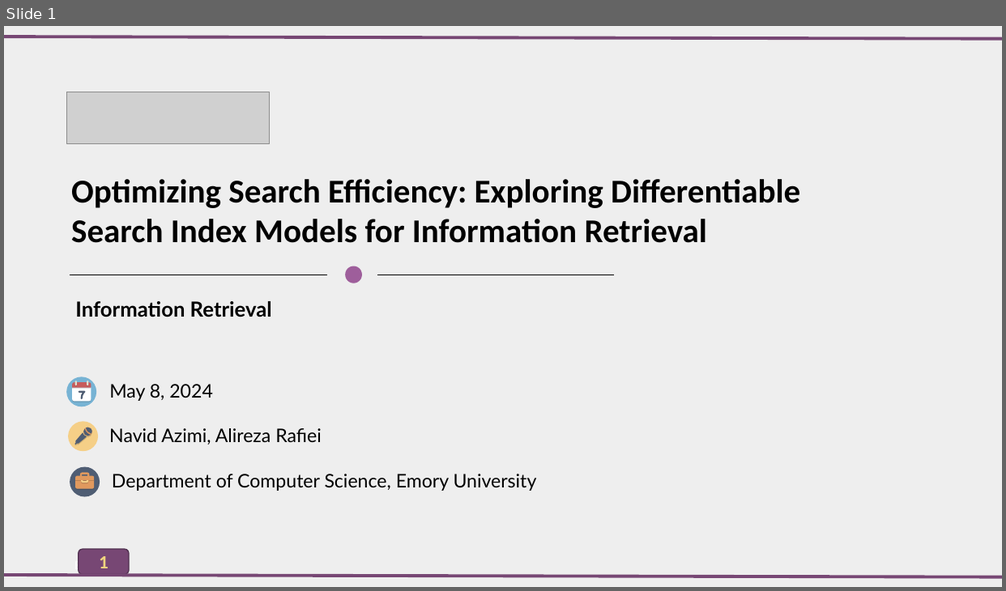
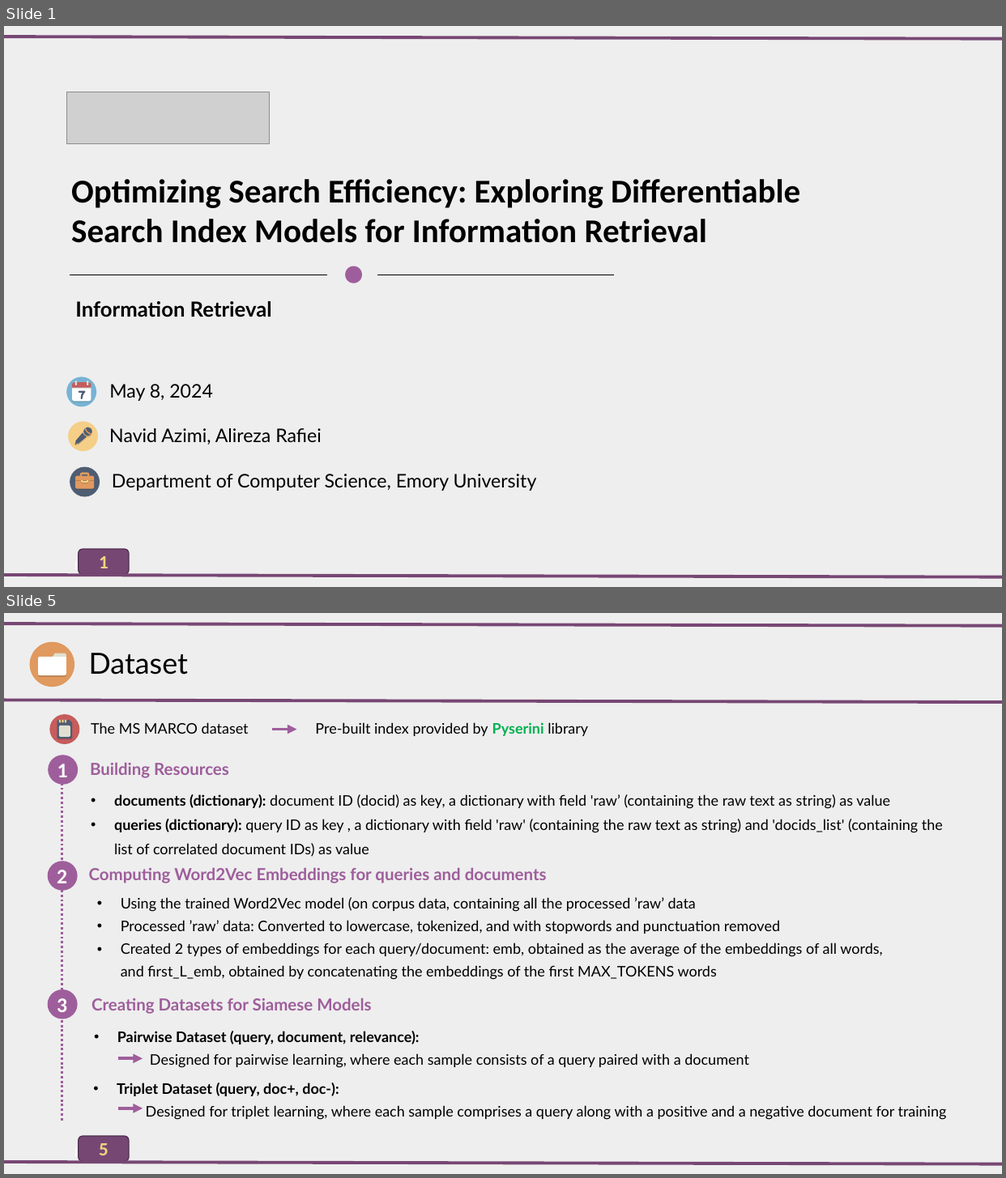
Before and after one commit to AlirezaAccelerates/IR_DSI_project, a slide deck: D/[P] Information Retrieval Project.pptx. Shown one above the other, each under a label of ours: slide 1 before the commit, slides 1 and 5 after it; the slides between them are not shown. The pictures are 1006x591 and 1006x1178 pixels, drawn with LibreOffice and Linux fonts; fonts in the diff are those of the drawing; grey boxes stand for pictures. Boxes give left, top, right and bottom in pixels: in the first picture for what was removed or moved away, otherwise in the second. Text is boxed around its words. In the diff, an @@ line names an element or a change of style, - is before the commit and + after.

```diff
--- a/D/[P] Information Retrieval Project.pptx
+++ b/D/[P] Information Retrieval Project.pptx
@@ slide 5 added at (4,613,1002,1174), background #EEEEEE; not listed: 1 template element that a slide beside it also shows @@
@@ line added from (4, 624) to (1002, 626), #764674 3 pt @@
@@ group added at (29,642,74,687): 3 freeform shapes, 1 ellipse @@
@@ text added at (89,653,188,675), 28 pt, text #000000 @@
+Dataset
@@ line added from (4, 700) to (1002, 702), #764674 3 pt @@
@@ group added at (49,714,79,744): 3 freeform shapes, 3 rectangles, 1 ellipse @@
@@ text added at (91,722,588,736), 14 pt, text #000000 @@
+The MS MARCO dataset Pre-built index provided by Pyserini library
@@ arrow added from (272, 729) to (296, 729), #9E5E9B 3 pt @@
@@ ellipse added at (49,756,78,786), fill #9E5E9B @@
@@ text added at (57,764,68,777), 20 pt, text #FFFFFF, bold @@
+1
@@ line added from (62, 1121) to (62, 769), #9E5E9B 2.25 pt dashed @@
@@ text added at (90,763,229,778), 16 pt, text #9E5E9B, bold @@
+Building Resources
@@ text added at (114,794,943,857), 14 pt, text #000000 @@
+• documents (dictionary): document ID (docid) as key, a dictionary with field 'raw’ (containing the raw text as string) as value
+• queries (dictionary): query ID as key , a dictionary with field 'raw' (containing the raw text as string) and 'docids_list' (containing the list of correlated document IDs) as value
@@ ellipse added at (48,861,78,891), fill #9E5E9B @@
@@ text added at (57,870,67,884), 20 pt, text #FFFFFF, bold @@
+2
@@ text added at (89,868,547,884), 16 pt, text #9E5E9B, bold @@
+Computing Word2Vec Embeddings for queries and documents
@@ text added at (121,897,882,980), 14 pt, text #000000 @@
+• Using the trained Word2Vec model (on corpus data, containing all the processed ’raw’ data
+• Processed ’raw’ data: Converted to lowercase, tokenized, and with stopwords and punctuation removed
+• Created 2 types of embeddings for each query/document: emb, obtained as the average of the embeddings of all words, and first_L_emb, obtained by concatenating the embeddings of the first MAX_TOKENS words
@@ ellipse added at (48,990,78,1020), fill #9E5E9B @@
@@ text added at (57,999,67,1012), 20 pt, text #FFFFFF, bold @@
+3
@@ text added at (91,999,371,1014), 16 pt, text #9E5E9B, bold @@
+Creating Datasets for Siamese Models
@@ text added at (117,1031,749,1068), 14 pt, text #000000 @@
+• Pairwise Dataset (query, document, relevance):
+Designed for pairwise learning, where each sample consists of a query paired with a document
@@ arrow added from (117, 1059) to (143, 1059), #9E5E9B 3 pt @@
@@ text added at (117,1083,947,1120), 14 pt, text #000000 @@
+• Triplet Dataset (query, doc+, doc-):
+Designed for triplet learning, where each sample comprises a query along with a positive and a negative document for training
@@ arrow added from (117, 1109) to (143, 1109), #9E5E9B 3 pt @@
@@ rounded rectangle added at (78,1136,128,1161), fill #764674, outline #4F2F4E 1 pt, 18 pt, text #F0D47F, bold @@
+5
@@ line added from (4, 1162) to (1002, 1165), #764674 3 pt @@
```
Also in this commit, not shown: 16 other slides added, 1 slide removed, 1 other file.
